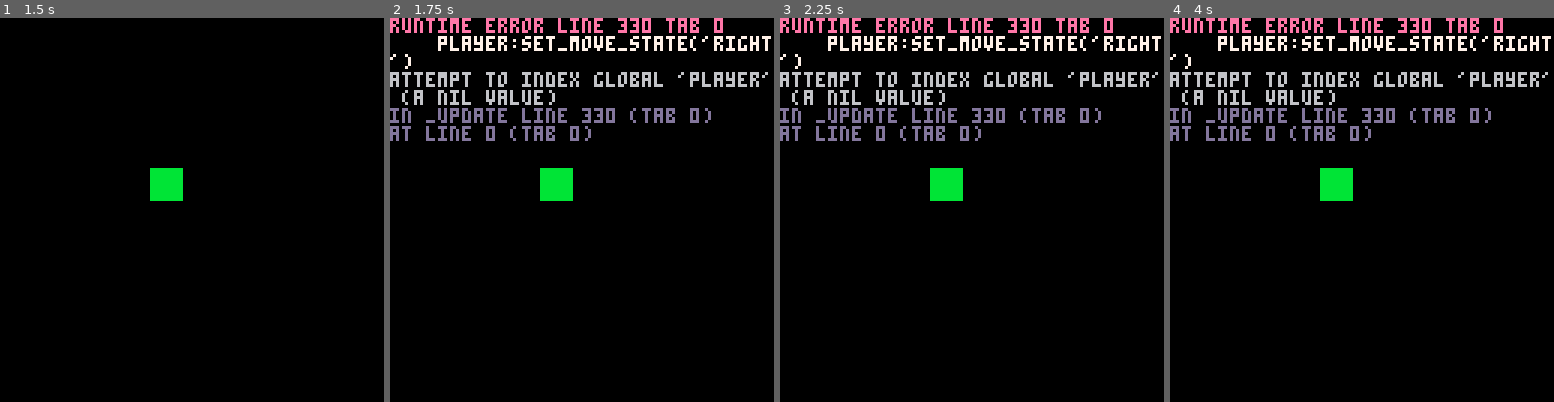
Above: before the commit, frames 1-4 (left to right).
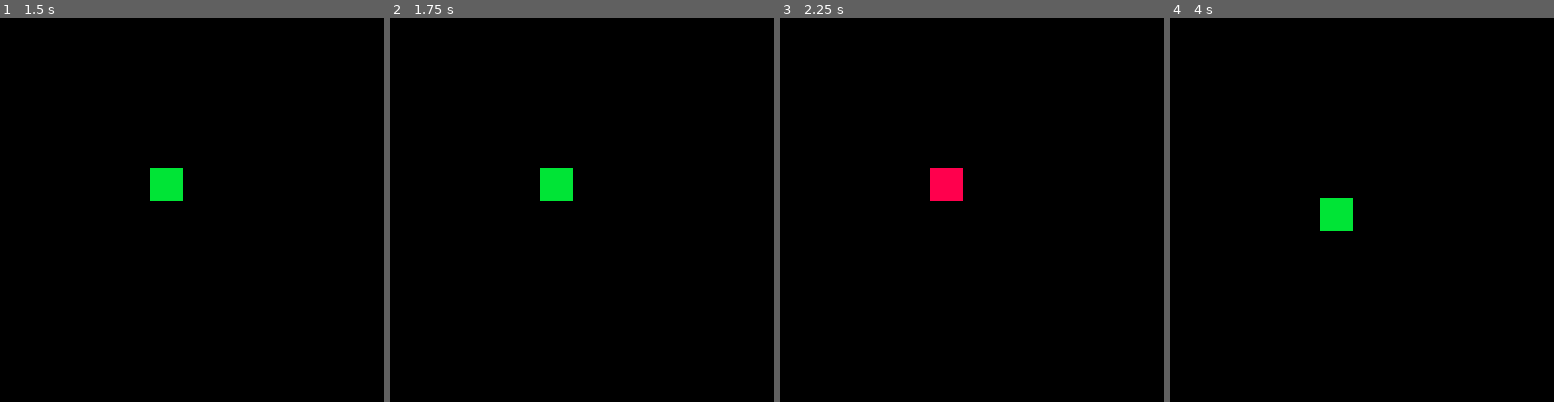
Above: after the commit, the same moments.

Repository: shen-sat/pico_state_machine
Game: PICO-8 cartridge game.p8
Two runs of this game, one before a commit and one after it. Both use one fixed random seed, a clock stepped at 60 frames per second and the inputs below.
Inputs:
- Up to frame 1 (1.5 s): no input
- Up to frame 2 (1.75 s): hold Right from 1.6 s (still down)
- Up to frame 3 (2.25 s): release Right at 2.1 s; hold Up from 2.15 s (still down)
- Up to frame 4 (4 s): release Up at 2.42 s; hold Right 2.47-3.03 s; hold Left 3.08-3.58 s; hold Down 3.63-3.97 s

Frame 1 is identical in both runs. In frame 2, 7.0% of the frame differs, in the area x 0-100%, y 0-33%; in frame 3, 7.8%; in frame 4, 8.4%, in the area x 0-100%, y 0-56%.
Error before the commit: runtime error line 330 tab 0; player:set_move_state('right'); attempt to index global 'player' (a nil value)

Commit message:
circle and square animation on btn down press

Diff:
--- /dev/null
+++ b/animal/anims/animal_change_anim.lua
@@ -0,0 +1,29 @@
+local animal_change_anim = {
+  id = 'change_anim',
+  parent = animal,
+  speed = 5,
+  frames = {
+    function()
+      rectfill(animal.x,animal.y,animal.x + 10,animal.y + 10,11)
+    end,
+    function()
+      circfill(animal.x,animal.y)
+    end,
+    function()
+      rectfill(animal.x,animal.y,animal.x + 10,animal.y + 10,11)
+    end,
+    function()
+      circfill(animal.x,animal.y)
+    end,
+    function()
+      rectfill(animal.x,animal.y,animal.x + 10,animal.y + 10,11)
+    end,
+    function()
+      circfill(animal.x,animal.y)
+    end
+  },
+  next = function()
+    animal:set_draw_state('idle')
+  end,
+  loop = false,
+}
--- a/animal/create_animal_draw_states.lua
+++ b/animal/create_animal_draw_states.lua
@@ -3,6 +3,7 @@
 
 	animal_draw_states.idle = create_draw_state(animal_idle_anim)
 	animal_draw_states.flash = create_draw_state(animal_flash_anim)
+	animal_draw_states.change = create_draw_state(animal_change_anim)
 
 	return animal_draw_states
 end
--- a/game.p8
+++ b/game.p8
@@ -13,6 +13,7 @@
   -- initialize draw states
   #include animal/anims/animal_idle_anim.lua
   #include animal/anims/animal_flash_anim.lua
+  #include animal/anims/animal_change_anim.lua
   #include animal/create_animal_draw_states.lua
   animal.draw_states = create_animal_draw_states()
   animal:set_draw_state('idle')
@@ -49,15 +50,12 @@
 function _update()
   if btnp(0) then
   elseif btnp(1) then
-    player:set_move_state('right')
-    player:set_draw_state('flash')
-    -- set_move_state(player_move_states.right, player)
-    -- set_draw_state(player_draw_states['flash'], player)
   elseif btnp(2) then
     animal:set_move_state('bounce')
     animal:set_draw_state('flash')
   elseif btnp(3) then
     animal:set_move_state('down')
+    animal:set_draw_state('change')
   end
 
   -- player:update()
